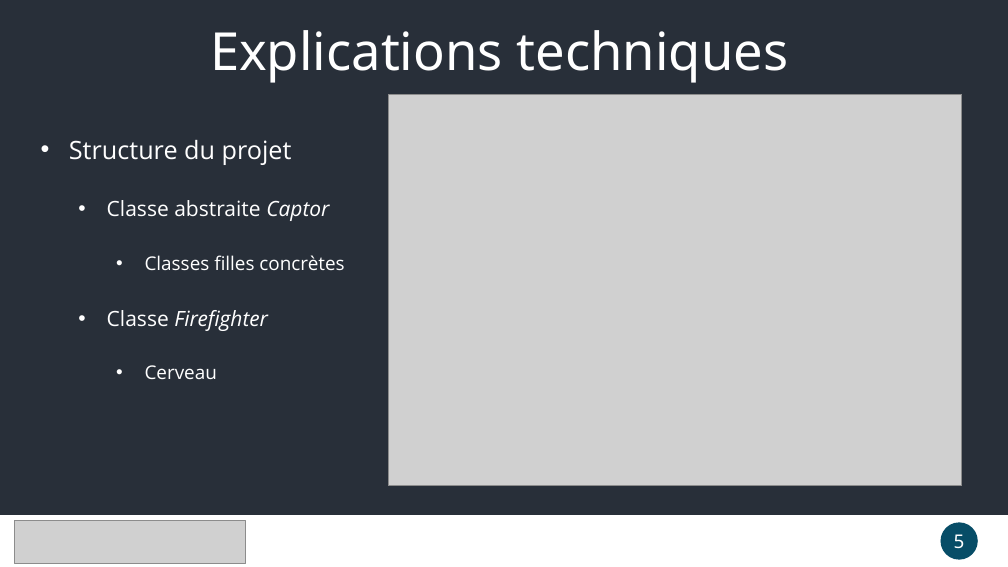
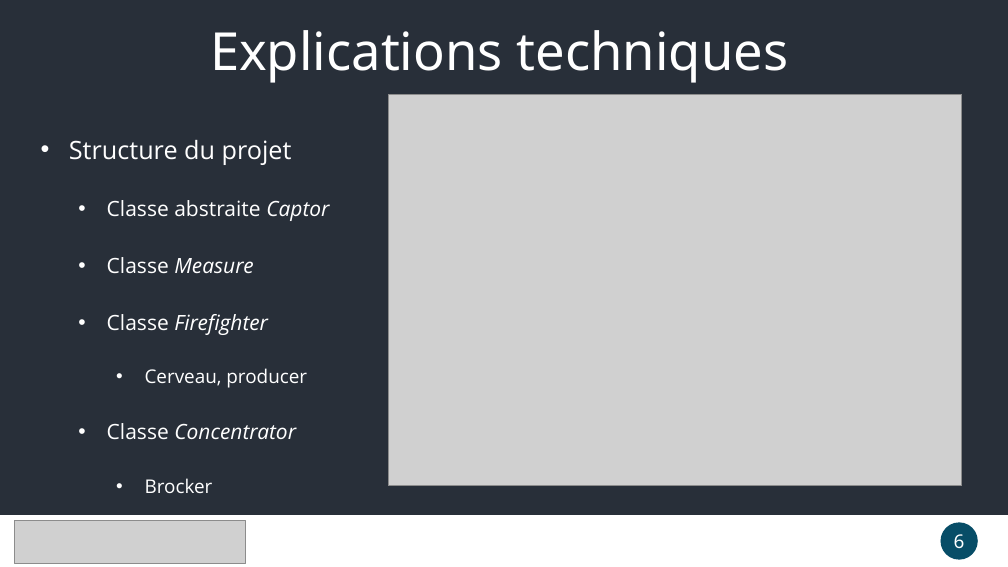
Before and after one commit to ThePension/IoT_FireFighter, a slide deck: slide 6 of Presentation.pptx (slide 5 before the commit). Drawn at 1008x567 pixels with LibreOffice and Linux fonts; fonts in the diff are those of the drawing; grey boxes stand for pictures. Boxes give left, top, right and bottom in pixels: in the first picture for what was removed or moved away, otherwise in the second. Text is boxed around its words. In the diff, an @@ line names an element or a change of style, - is before the commit and + after.

```diff
--- a/Presentation.pptx
+++ b/Presentation.pptx
@@ subtitle at [107,257,253,273]: text changed; size 18 to 20 pt; italic on @@
-    • Classes filles concrètes
+  • Classe Measure
@@ subtitle at [107,368,307,493]: text changed @@
-    • Cerveau
+    • Cerveau, producer
+  • Classe Concentrator
+    • Brocker
@@ page number at [954,534,965,548]: text changed @@
-5
+6
```
Also in this commit, not shown: 5 other slides changed.
